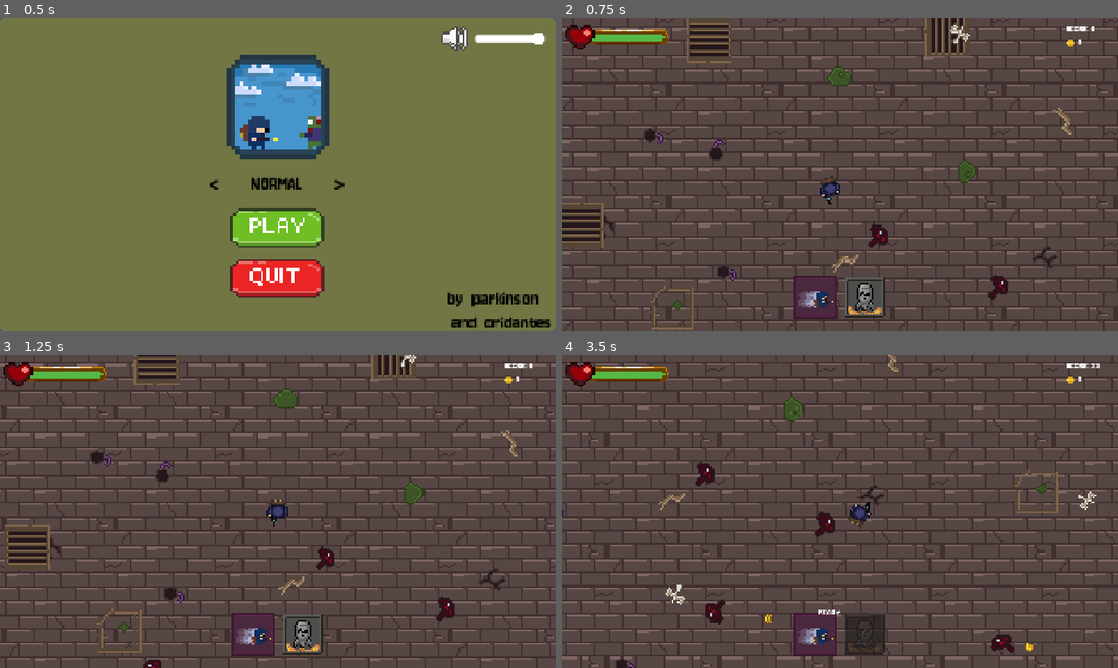
Above: before the commit, frames 1-4 (two rows, left to right).
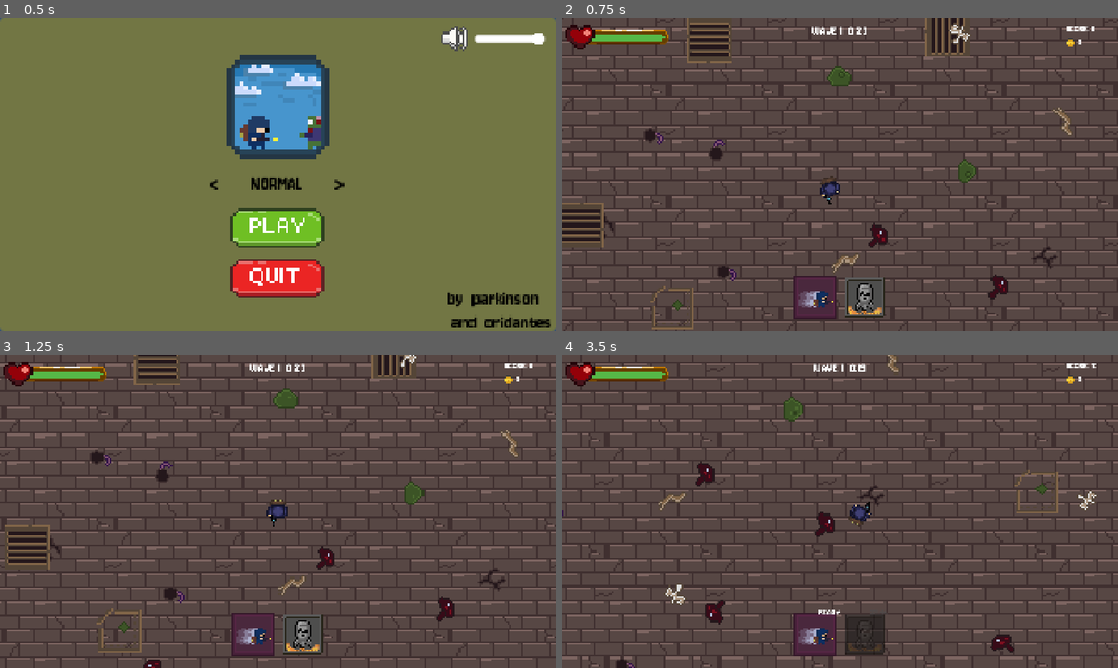
Above: after the commit, the same moments.

Repository: parkinsoonn/Freak_Survivor
Game: Godot game, scene res://scenes/main_menu.tscn
The game is run twice, just before and just after one commit, with the same random seed, the same clock (stepped at 60 frames per second) and the same inputs.
Inputs (mouse positions are in pixels of both pictures, inside the frame that each line leads up to):
- Up to frame 1 (0.5 s): no input
- Up to frame 2 (0.75 s): click (840, 227) at 0.5 s
- Up to frame 3 (1.25 s): no input
- Up to frame 4 (3.5 s): move the mouse to (962, 495) at 1.27 s; hold D (move_right) 1.28-2.03 s; tap Shift (dash) at 1.35 s; click (962, 495) at 1.42 s; move the mouse to (728, 527) at 2.02 s; hold S (move_down) 2.03-2.78 s; click (728, 527) at 2.1 s; move the mouse to (895, 442) at 2.77 s; hold D (move_right) from 2.78 s (still down); tap Q (nuke) at 2.85 s

Frame 1 is identical in both runs. In frame 2, 0.1% of the frame differs, in the area x 44-55%, y 2-6%; in frame 3, 0.1%; in frame 4, 0.3%, in the area x 36-97%, y 2-95%.

Commit message:
Add wave manager: timed waves, cleanup, shop pause and wave-based difficulty

Diff:
--- a/scenes/game.tscn
+++ b/scenes/game.tscn
@@ -27,6 +27,8 @@
 [ext_resource type="Script" uid="uid://blfmk0v3kupmj" path="res://scripts/saber_orbit.gd" id="s_saber_orbit"]
 [ext_resource type="Script" uid="uid://b8g1gh5ktlsq7" path="res://scripts/enemy_spawner.gd" id="s_spawner"]
 [ext_resource type="Script" uid="uid://bht0umigatto2" path="res://scripts/tint_button.gd" id="s_tint"]
+[ext_resource type="Script" path="res://scripts/wave_manager.gd" id="s_wave"]
+[ext_resource type="Script" path="res://scripts/shop_panel.gd" id="s_shop"]
 [ext_resource type="Script" uid="uid://du36c3nhbi6qb" path="res://scripts/trail.gd" id="s_trail"]
 [ext_resource type="Texture2D" uid="uid://gqcwagvpyrn5" path="res://assets/sprites/nisangah.png" id="t_cursor"]
 [ext_resource type="Texture2D" uid="uid://b7ob32c6hvrn5" path="res://assets/sprites/dasharkaplan.png" id="t_dash"]
@@ -135,10 +137,11 @@
 script = ExtResource("s_decor")
 decor_frames = ExtResource("f_decor")
 
-[node name="GameManager" type="Node" parent="." unique_id=1860428368 node_paths=PackedStringArray("game_over_panel", "pause_panel", "score_text", "gold_counter", "gold_text", "volume_slider", "music")]
+[node name="GameManager" type="Node" parent="." unique_id=1860428368 node_paths=PackedStringArray("game_over_panel", "game_over_wave_text", "pause_panel", "score_text", "gold_counter", "gold_text", "volume_slider", "music")]
 process_mode = 3
 script = ExtResource("s_game_manager")
 game_over_panel = NodePath("../UI/GameOverPanel")
+game_over_wave_text = NodePath("../UI/GameOverPanel/WaveReached")
 pause_panel = NodePath("../UI/PausePanel")
 score_text = NodePath("../UI/ScoreText")
 gold_counter = NodePath("../UI/GoldCounter")
@@ -166,7 +169,12 @@
 spawn_interval = 0.8
 min_spawn_interval = 0.3
 mini_boss_scene = ExtResource("p_golem")
-mini_boss_interval = 30.0
+
+[node name="WaveManager" type="Node" parent="." node_paths=PackedStringArray("spawner", "wave_text", "shop_panel")]
+script = ExtResource("s_wave")
+spawner = NodePath("../SpawnManager")
+wave_text = NodePath("../UI/WaveText")
+shop_panel = NodePath("../UI/ShopPanel")
 
 [node name="Player" type="RigidBody2D" parent="." unique_id=1998920266 node_paths=PackedStringArray("dash_icon", "dash_cooldown_text", "nuke_icon", "nuke_cooldown_text", "nuke_flash")]
 position = Vector2(-64.64, 105.6)
@@ -255,6 +263,18 @@
 theme_override_font_sizes/font_size = 36
 text = "SCORE: 0"
 
+[node name="WaveText" type="Label" parent="UI"]
+anchors_preset = -1
+anchor_left = 0.5
+anchor_right = 0.5
+offset_left = -250.0
+offset_top = 18.0
+offset_right = 250.0
+offset_bottom = 72.0
+theme_override_font_sizes/font_size = 48
+text = "WAVE 1  0:20"
+horizontal_alignment = 1
+
 [node name="GoldCounter" type="HBoxContainer" parent="UI"]
 anchors_preset = -1
 anchor_left = 1.0
@@ -443,6 +463,21 @@
 texture = ExtResource("t_you_died")
 expand_mode = 1
 
+[node name="WaveReached" type="Label" parent="UI/GameOverPanel"]
+layout_mode = 0
+anchor_left = 0.5
+anchor_top = 0.5
+anchor_right = 0.5
+anchor_bottom = 0.5
+offset_left = -250.0
+offset_top = 10.0
+offset_right = 250.0
+offset_bottom = 90.0
+theme_override_font_sizes/font_size = 72
+text = "WAVE 1"
+horizontal_alignment = 1
+vertical_alignment = 1
+
 [node name="TryAgainButton" type="TextureButton" parent="UI/GameOverPanel" unique_id=1404900859]
 layout_mode = 0
 anchor_left = 0.5
@@ -450,9 +485,9 @@
 anchor_right = 0.5
 anchor_bottom = 0.5
 offset_left = -154.94
-offset_top = 35.98
+offset_top = 105.98
 offset_right = 159.83
-offset_bottom = 158.02
+offset_bottom = 228.02
 texture_normal = SubResource("try_again")
 ignore_texture_size = true
 stretch_mode = 0
@@ -465,14 +500,49 @@
 anchor_right = 0.5
 anchor_bottom = 0.5
 offset_left = -125.33
-offset_top = 183.5
+offset_top = 253.5
 offset_right = 129.33
-offset_bottom = 308.5
+offset_bottom = 378.5
 texture_normal = SubResource("menu")
 ignore_texture_size = true
 stretch_mode = 0
 script = ExtResource("s_tint")
 
+[node name="ShopPanel" type="ColorRect" parent="UI"]
+visible = false
+anchors_preset = 15
+anchor_right = 1.0
+anchor_bottom = 1.0
+color = Color(0, 0, 0, 0.92156863)
+script = ExtResource("s_shop")
+
+[node name="Title" type="Label" parent="UI/ShopPanel"]
+layout_mode = 0
+anchor_left = 0.5
+anchor_right = 0.5
+offset_left = -300.0
+offset_top = 40.0
+offset_right = 300.0
+offset_bottom = 180.0
+theme_override_font_sizes/font_size = 128
+text = "MARKET"
+horizontal_alignment = 1
+
+[node name="NextWaveButton" type="Button" parent="UI/ShopPanel"]
+layout_mode = 0
+anchor_left = 0.5
+anchor_top = 1.0
+anchor_right = 0.5
+anchor_bottom = 1.0
+offset_left = -200.0
+offset_top = -150.0
+offset_right = 200.0
+offset_bottom = -50.0
+theme_override_font_sizes/font_size = 56
+text = "SONRAKİ WAVE"
+script = ExtResource("s_tint")
+
+[connection signal="pressed" from="UI/ShopPanel/NextWaveButton" to="WaveManager" method="next_wave"]
 [connection signal="pressed" from="UI/PausePanel/ResumeButton" to="GameManager" method="resume_game"]
 [connection signal="pressed" from="UI/PausePanel/MainMenuButton" to="GameManager" method="load_main_menu"]
 [connection signal="pressed" from="UI/GameOverPanel/TryAgainButton" to="GameManager" method="restart_game"]
--- a/scripts/enemy_controller.gd
+++ b/scripts/enemy_controller.gd
@@ -27,11 +27,11 @@
 	gravity_scale = 0.0
 	lock_rotation = true
 
-	# Zorluk çarpanı + oyun ilerledikçe artan hız bonusu
-	var game_manager := get_tree().get_first_node_in_group("game_manager")
-	var minutes: float = (game_manager.game_time if game_manager else 0.0) / 60.0
-	var time_bonus := minf(Settings.max_speed_bonus(), Settings.speed_growth_per_minute() * minutes)
-	speed *= Settings.enemy_speed_multiplier() * (1.0 + time_bonus)
+	# Zorluk çarpanı + wave ilerledikçe artan hız bonusu
+	var wave_manager := get_tree().get_first_node_in_group("wave_manager")
+	var wave: int = wave_manager.wave if wave_manager else 1
+	var wave_bonus := minf(Settings.max_speed_bonus(), Settings.speed_growth_per_wave() * (wave - 1))
+	speed *= Settings.enemy_speed_multiplier() * (1.0 + wave_bonus)
 
 	_player = get_tree().get_first_node_in_group("player")
 
--- a/scripts/enemy_spawner.gd
+++ b/scripts/enemy_spawner.gd
@@ -1,4 +1,6 @@
 extends Node
+
+# WaveManager FIGHT başında start_wave ile açar, wave bitince stop ile kapatır
 
 @export var enemy_scenes: Array[PackedScene] = []
 
@@ -9,38 +11,50 @@
 
 @export_group("Mini Boss")
 @export var mini_boss_scene: PackedScene
-@export var mini_boss_interval := 60.0
+## Her kaçıncı wave'in ortasında bir kez golem çıkar
+@export var mini_boss_every := 5
 
 var _timer := 0.0
-var _boss_timer := 0.0
+var _wave_time := 0.0
+var _boss_time := -1.0 # Bu wave'de golemin çıkacağı an; -1 = yok
 var _player: Node2D
-var _game_manager: Node
 var _start_interval := 0.0
 
 
 func _ready() -> void:
+	set_process(false)
 	_player = get_tree().get_first_node_in_group("player")
-	_game_manager = get_tree().get_first_node_in_group("game_manager")
 
 	# Seçilen zorluğa göre spawn sıklığını ölçekle
 	_start_interval = spawn_interval * Settings.start_interval_multiplier()
 	min_spawn_interval *= Settings.min_interval_multiplier()
 
 
-func _process(delta: float) -> void:
-	# Oyun zamanı ilerledikçe (pause hariç) spawn aralığı minimuma doğru daralır
-	var t: float = clampf(_game_manager.game_time / Settings.ramp_duration(), 0.0, 1.0)
+func start_wave(wave: int, duration: float) -> void:
+	# Wave numarası arttıkça spawn aralığı ramp_waves. wave'de minimuma iner
+	var t := clampf((wave - 1) / (Settings.ramp_waves() - 1.0), 0.0, 1.0)
 	spawn_interval = lerpf(_start_interval, min_spawn_interval, t)
 
+	_timer = 0.0
+	_wave_time = 0.0
+	_boss_time = duration / 2.0 if wave % mini_boss_every == 0 else -1.0
+	set_process(true)
+
+
+func stop() -> void:
+	set_process(false)
+
+
+func _process(delta: float) -> void:
 	_timer += delta
 	if _timer >= spawn_interval:
 		_spawn_enemy()
 		_timer = 0.0
 
-	_boss_timer += delta
-	if _boss_timer >= mini_boss_interval:
+	_wave_time += delta
+	if _boss_time >= 0.0 and _wave_time >= _boss_time:
 		_spawn(mini_boss_scene)
-		_boss_timer = 0.0
+		_boss_time = -1.0
 
 
 func _spawn_enemy() -> void:
--- a/scripts/game_manager.gd
+++ b/scripts/game_manager.gd
@@ -4,6 +4,7 @@
 
 @export_group("UI Panelleri")
 @export var game_over_panel: Control
+@export var game_over_wave_text: Label # Game Over'da ulaşılan wave
 @export var pause_panel: Control
 
 @export_group("Skor Sistemi")
@@ -33,9 +34,6 @@
 @export_group("İmleç")
 @export var crosshair_cursor: Texture2D
 
-# Unity'deki Time.timeSinceLevelLoad: pause sırasında durur
-var game_time := 0.0
-
 # Oyun durumunu kontrol eden kilitler
 var _is_paused := false
 var _is_game_over := false
@@ -43,6 +41,7 @@
 var _player: Node
 var _camera: Node
 var _saber_orbit: Node
+var _wave_manager: Node
 
 
 func _enter_tree() -> void:
@@ -62,6 +61,7 @@
 	_player = get_tree().get_first_node_in_group("player")
 	_saber_orbit = _player.get_node("SaberOrbit")
 	_camera = get_tree().get_first_node_in_group("camera")
+	_wave_manager = get_tree().get_first_node_in_group("wave_manager")
 
 	if music:
 		(music.stream as AudioStreamMP3).loop = true # Müzik hiç bitmesin
@@ -77,12 +77,9 @@
 	Settings.volume = volume
 
 
-func _process(delta: float) -> void:
-	if not get_tree().paused:
-		game_time += delta
-
-	# Oyun bitmişse ESC hiçbir işe yaramasın
-	if _is_game_over:
+func _process(_delta: float) -> void:
+	# Oyun bitmişse, market ya da wave geçişi sırasında ESC hiçbir işe yaramasın
+	if _is_game_over or not _wave_manager.can_pause():
 		return
 
 	if Input.is_action_just_pressed("pause"):
@@ -98,7 +95,7 @@
 	_is_paused = true
 
 	# ESC menüsü açıldığında HUD'u gizle
-	_set_hud_visibility(false)
+	set_hud_visibility(false)
 
 
 func resume_game() -> void:
@@ -107,7 +104,7 @@
 	_is_paused = false
 
 	# Oyuna devam edildiğinde HUD'u tekrar görünür yap
-	_set_hud_visibility(true)
+	set_hud_visibility(true)
 
 
 func _exit_tree() -> void:
@@ -152,9 +149,10 @@
 
 	_is_game_over = true
 	if game_over_panel: game_over_panel.visible = true
+	if game_over_wave_text: game_over_wave_text.text = "WAVE %d" % _wave_manager.wave
 
 	# Oyun bittiğinde HUD'u gizle
-	_set_hud_visibility(false)
+	set_hud_visibility(false)
 
 	if music:
 		music.stop()
@@ -226,10 +224,11 @@
 	get_parent().add_child.call_deferred(node)
 
 
-# Skor, altın ve Dash UI'ını birlikte gösterip gizler
-func _set_hud_visibility(is_visible: bool) -> void:
+# Skor, altın, wave ve Dash UI'ını birlikte gösterip gizler
+func set_hud_visibility(is_visible: bool) -> void:
 	if score_text: score_text.visible = is_visible
 	if gold_counter: gold_counter.visible = is_visible
+	if _wave_manager.wave_text: _wave_manager.wave_text.visible = is_visible
 	_player.set_dash_ui_visibility(is_visible)
 
 
--- a/scripts/settings.gd
+++ b/scripts/settings.gd
@@ -46,15 +46,15 @@
 		_: return "NORMAL"
 
 
-# Oyun başındaki düşman hızı; zamanla speed_growth_per_minute kadar artar (max_speed_bonus'a kadar)
+# 1. wave'deki düşman hızı; her wave'de speed_growth_per_wave kadar artar (max_speed_bonus'a kadar)
 func enemy_speed_multiplier() -> float: return _pick(0.85, 1.05, 1.15)
-func speed_growth_per_minute() -> float: return _pick(0.05, 0.1, 0.15)
+func speed_growth_per_wave() -> float: return _pick(0.03, 0.05, 0.075)
 func max_speed_bonus() -> float: return _pick(0.25, 0.5, 0.6)
 
-# Spawn aralığı başlangıçtan minimuma ramp_duration saniyede iner (küçük = daha sık düşman)
+# Spawn aralığı 1. wave'den ramp_waves. wave'e kadar minimuma iner (küçük = daha sık düşman)
 func start_interval_multiplier() -> float: return _pick(1.4, 1.15, 1.0)
 func min_interval_multiplier() -> float: return _pick(1.3, 1.0, 0.7)
-func ramp_duration() -> float: return _pick(300.0, 180.0, 120.0)
+func ramp_waves() -> float: return _pick(15.0, 10.0, 8.0)
 
 func multi_shot_drop_chance() -> float: return _pick(0.03, 0.02, 0.01)
 func magnet_drop_chance() -> float: return _pick(0.0225, 0.015, 0.0075)
--- /dev/null
+++ b/scripts/shop_panel.gd
@@ -0,0 +1,28 @@
+extends Control
+
+# Wave arası market; ağaç durmuşken çalışır (UI process_mode = Always)
+
+const SLIDE_TIME := 0.3
+const SLIDE_OFFSET := 120.0
+
+
+# Aşağıdan kayarak + fade ile gelir
+func open() -> void:
+	visible = true
+	await _slide(SLIDE_OFFSET, 0.0, 0.0, 1.0)
+
+
+# Kapanırken tersi
+func close() -> void:
+	await _slide(0.0, SLIDE_OFFSET, 1.0, 0.0)
+	visible = false
+
+
+func _slide(from_y: float, to_y: float, from_alpha: float, to_alpha: float) -> void:
+	position.y = from_y
+	modulate.a = from_alpha
+	var tween := create_tween().set_pause_mode(Tween.TWEEN_PAUSE_PROCESS).set_parallel()
+	tween.set_trans(Tween.TRANS_CUBIC).set_ease(Tween.EASE_OUT)
+	tween.tween_property(self, "position:y", to_y, SLIDE_TIME)
+	tween.tween_property(self, "modulate:a", to_alpha, SLIDE_TIME)
+	await tween.finished
--- /dev/null
+++ b/scripts/wave_manager.gd
@@ -0,0 +1,104 @@
+extends Node
+
+# Wave döngüsü: INTRO (banner) → FIGHT (süre sayar, spawner açık) → CLEANUP (kalan moblar silinir,
+# altınlar oyuncuya uçar) → SHOP (ağaç durur, market açık) → "SONRAKİ WAVE" ile tekrar INTRO
+
+enum State { INTRO, FIGHT, CLEANUP, SHOP }
+
+## Moblar silindikten sonra altınların oyuncuya uçması için beklenen süre
+const CLEANUP_TIME := 1.0
+
+@export var spawner: Node
+@export var wave_text: Label # Üst ortada "WAVE 3  0:24"
+@export var shop_panel: Control
+
+var wave := 0
+var state := State.INTRO
+var time_left := 0.0
+
+var _game_manager: Node
+var _player: Node2D
+
+
+func _enter_tree() -> void:
+	add_to_group("wave_manager")
+
+
+func _ready() -> void:
+	_game_manager = get_tree().get_first_node_in_group("game_manager")
+	_player = get_tree().get_first_node_in_group("player")
+	_start_next_wave()
+
+
+static func wave_duration(number: int) -> float:
+	return minf(20.0 + 5.0 * (number - 1), 60.0)
+
+
+func _process(delta: float) -> void:
+	if state != State.FIGHT:
+		return
+
+	time_left = maxf(time_left - delta, 0.0)
+	_update_wave_text()
+	if time_left <= 0.0:
+		_end_wave()
+
+
+func _start_next_wave() -> void:
+	wave += 1
+	state = State.INTRO
+	time_left = wave_duration(wave)
+	_update_wave_text()
+
+	await get_tree().create_timer(1.0, false).timeout
+
+	state = State.FIGHT
+	spawner.start_wave(wave, time_left)
+
+
+func _end_wave() -> void:
+	state = State.CLEANUP
+	spawner.stop()
+
+	# Kalan moblar ölüm efektiyle silinir; skor ve altın vermez
+	for enemy in get_tree().get_nodes_in_group("enemy"):
+		_game_manager.kill_enemy(enemy, false, false)
+
+	# Son karede öldürülenlerin altını ertelenmiş eklenir, bir kare bekleyip hepsini çek
+	await get_tree().process_frame
+	for coin in get_tree().get_nodes_in_group("gold"):
+		coin.attract(_player)
+
+	await get_tree().create_timer(CLEANUP_TIME, false).timeout
+
+	# Yetişemeyen uzaktaki altınlar da sayılsın
+	for coin in get_tree().get_nodes_in_group("gold"):
+		_game_manager.add_gold(coin.value)
+		coin.queue_free()
+
+	state = State.SHOP
+	_game_manager.set_hud_visibility(false)
+	get_tree().paused = true
+	shop_panel.open()
+
+
+# Marketteki "SONRAKİ WAVE" butonu
+func next_wave() -> void:
+	if state != State.SHOP:
+		return
+	state = State.INTRO # Kapanış animasyonu sırasında ikinci tık yok sayılsın
+
+	await shop_panel.close()
+	get_tree().paused = false
+	_game_manager.set_hud_visibility(true)
+	_start_next_wave()
+
+
+func can_pause() -> bool:
+	return state == State.FIGHT
+
+
+func _update_wave_text() -> void:
+	if wave_text:
+		var seconds := ceili(time_left)
+		wave_text.text = "WAVE %d  %d:%02d" % [wave, floori(seconds / 60.0), seconds % 60]
Not shown, added: scripts/shop_panel.gd.uid
Not shown, added: scripts/wave_manager.gd.uid
